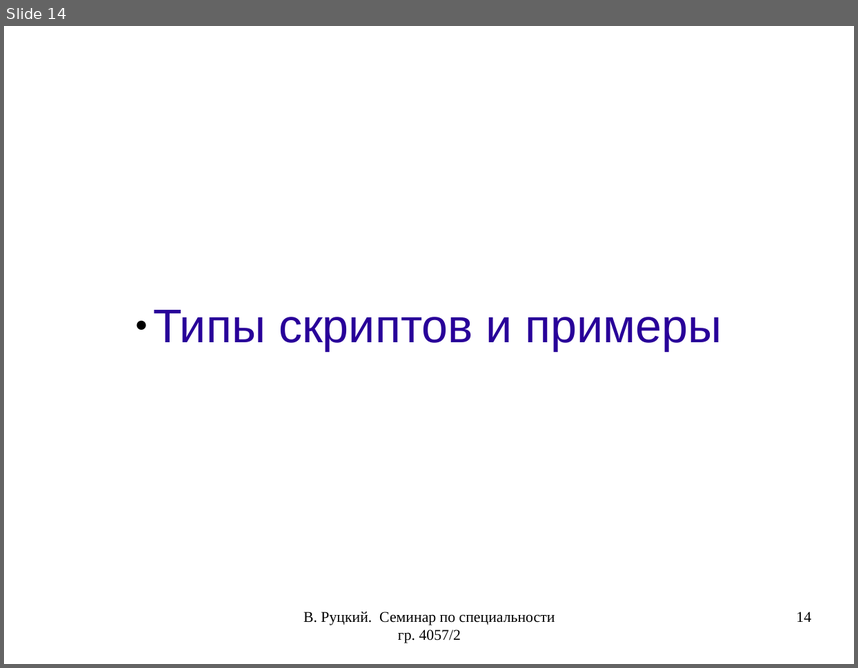
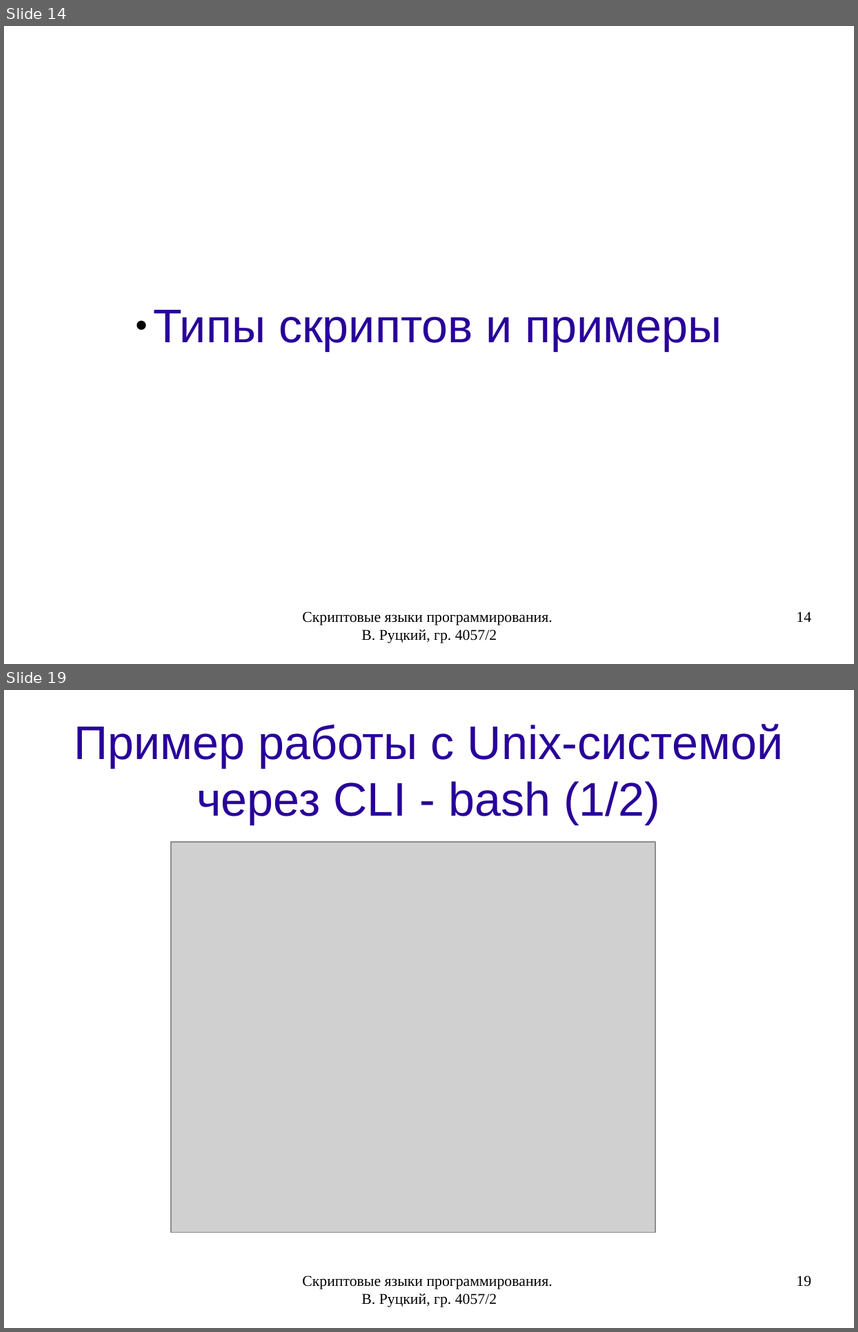
Before and after one commit to rutsky/semester07, a slide deck: Operation_systems/scripting_languages/40572_Rutsky_Scripting_languages.odp. Shown one above the other, each under a label of ours: slide 14 before the commit, slides 14 and 19 after it; the slides between them are not shown. The pictures are 858x668 and 858x1332 pixels, drawn with LibreOffice and Linux fonts; fonts in the diff are those of the drawing; grey boxes stand for pictures. Boxes give left, top, right and bottom in pixels: in the first picture for what was removed or moved away, otherwise in the second. Text is boxed around its words. In the diff, an @@ line names an element or a change of style, - is before the commit and + after.

```diff
--- a/Operation_systems/scripting_languages/40572_Rutsky_Scripting_languages.odp
+++ b/Operation_systems/scripting_languages/40572_Rutsky_Scripting_languages.odp
@@ slide 19 added at [4,690,854,1328], background #FFFFFF @@
@@ title added at [74,724,783,824], 44 pt, text #280099 @@
+Пример работы c Unix-системой через CLI - bash (1/2)
@@ picture added at [172,842,656,1232] @@
@@ text added at [302,1275,553,1307], 14 pt, text #000000 @@
+Скриптовые языки программирования. В. Руцкий, гр. 4057/2
@@ page number added at [796,1275,811,1286], 14 pt, text #000000 @@
+19
@@ slide 14 changed as well @@
@@ text at [302,611,553,643]: text changed @@
-В. Руцкий. Семинар по специальности гр. 4057/2
+Скриптовые языки программирования. В. Руцкий, гр. 4057/2
```
Also in this commit, not shown: 16 other slides changed, 12 other slides added, 1 slide removed, 5 other files.
